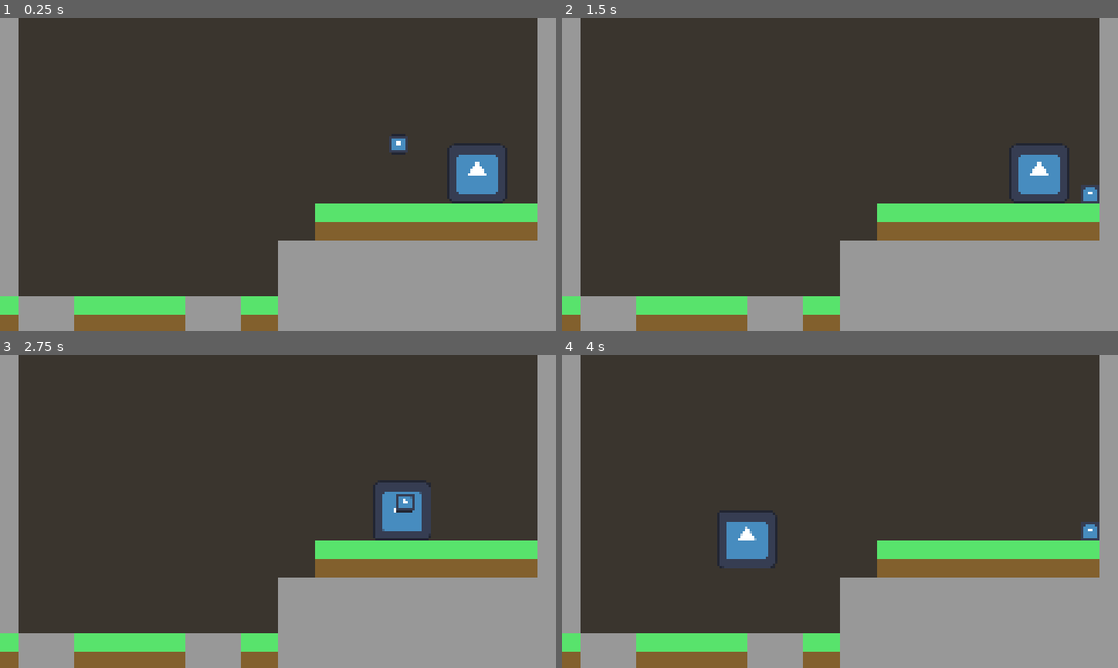
Above: before the commit, frames 1-4 (two rows, left to right).
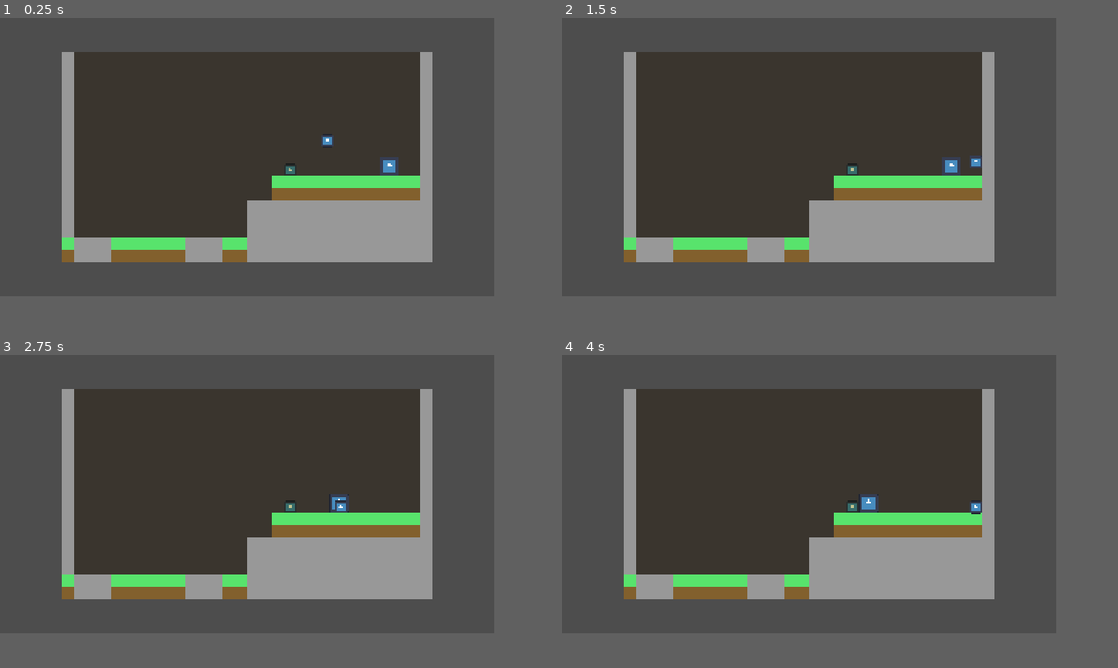
Above: after the commit, the same moments.

Repository: Olatiny/Cordyception
Game: Godot game, scene res://tiletest.tscn
The game is run twice, just before and just after one commit, with the same random seed, the same clock (stepped at 60 frames per second) and the same inputs. The engine's default icon, where the game draws it, is replaced by a stand-in: a white triangle on a blue panel in a dark square.
Inputs:
- Up to frame 1 (0.25 s): no input
- Up to frame 2 (1.5 s): hold Right (move_right) from 0.53 s (still down); tap Shift (possess) at 0.6 s; tap Up (jump) at 0.77, 1.07 s; tap X (primary_ability) at 0.8, 1.35 s
- Up to frame 3 (2.75 s): tap Up (jump) at 1.52, 1.55, 1.82, 2.1 s; release Right (move_right) at 2.03 s; hold Left (move_left) from 2.03 s (still down); tap Shift (possess) at 2.3 s
- Up to frame 4 (4 s): release Left (move_left) at 2.78 s; hold Right (move_right) from 2.78 s (still down); tap Shift (possess) at 2.85 s; tap Up (jump) at 3.02, 3.32, 3.77, 3.8 s; tap X (primary_ability) at 3.05, 3.6 s
The window is 720x405 before the commit and 640x360 after it. Grey fills any space a smaller window leaves; there, only what the larger window draws over its background counts as a difference.

The runs differ from the first frame. In frame 1, 55% of the frame differs, in the area x 0-97%, y 0-100%; in frame 2, 55%; in frame 3, 56%; in frame 4, 57%.

Commit message:
block partial and player updates

Diff:
--- a/project.godot
+++ b/project.godot
@@ -17,8 +17,8 @@
 
 [display]
 
-window/size/viewport_width=240
-window/size/viewport_height=135
+window/size/viewport_width=320
+window/size/viewport_height=180
 window/size/window_width_override=1920
 window/size/window_height_override=1080
 window/stretch/mode="viewport"
--- /dev/null
+++ b/src/blocks/block.gd
@@ -0,0 +1,13 @@
+class_name Block
+extends CharacterBody2D
+
+
+@export var gravity := -400.0
+
+
+func _physics_process(delta: float) -> void:
+	# Add the gravity.
+	if not is_on_floor():
+		velocity += get_gravity() * delta
+
+	move_and_slide()
--- /dev/null
+++ b/src/blocks/block.tscn
@@ -0,0 +1,28 @@
+[gd_scene load_steps=6 format=3 uid="uid://coqwc26wxxg2i"]
+
+[ext_resource type="Script" path="res://src/blocks/block.gd" id="1_8gaug"]
+[ext_resource type="Texture2D" uid="uid://8iufllcujsko" path="res://icon.svg" id="1_8vyrb"]
+[ext_resource type="Script" path="res://src/blocks/pushable.gd" id="3_m4pct"]
+
+[sub_resource type="RectangleShape2D" id="RectangleShape2D_pajnm"]
+size = Vector2(8, 8)
+
+[sub_resource type="RectangleShape2D" id="RectangleShape2D_1f8wd"]
+size = Vector2(12, 8)
+
+[node name="Block" type="CharacterBody2D"]
+modulate = Color(0.77, 0.77, 0.5621, 1)
+script = ExtResource("1_8gaug")
+
+[node name="CollisionShape2D" type="CollisionShape2D" parent="."]
+shape = SubResource("RectangleShape2D_pajnm")
+
+[node name="Sprite2D" type="Sprite2D" parent="."]
+scale = Vector2(0.0625, 0.0625)
+texture = ExtResource("1_8vyrb")
+
+[node name="Pushable" type="Area2D" parent="."]
+script = ExtResource("3_m4pct")
+
+[node name="CollisionShape2D" type="CollisionShape2D" parent="Pushable"]
+shape = SubResource("RectangleShape2D_1f8wd")
--- /dev/null
+++ b/src/blocks/block_component.gd
@@ -0,0 +1,9 @@
+class_name BlockComponent
+extends Area2D
+
+
+@onready var block := get_parent() as Block
+
+
+func perform_action():
+	pass
--- /dev/null
+++ b/src/blocks/pushable.gd
@@ -0,0 +1,6 @@
+class_name Pushable
+extends BlockComponent
+
+
+func perform_action():
+	pass
--- a/src/creatures/controllable_creature.gd
+++ b/src/creatures/controllable_creature.gd
@@ -16,6 +16,10 @@
 
 ## Number of times the secondary ability can be used
 @export var num_secondary_uses := 3
+
+
+## Maximum number of times secondary can be used
+var _max_secondary_uses := num_secondary_uses
 
 
 func _physics_process(delta: float) -> void:
--- a/src/creatures/funguy.gd
+++ b/src/creatures/funguy.gd
@@ -15,6 +15,9 @@
 ## Current STATE
 var my_state := STATE.SPORE_MODE
 
+
+## baby jump
+@export var jump_velocity := 100.0
 
 ## Total number of possessions the player can make
 @export var num_possessions := 5
@@ -117,4 +120,7 @@
 
 ## Overridden to do NOTHING (player CANNOT jump)
 func check_jump():
-	pass
+	if not is_on_floor() || !Input.is_action_just_pressed("jump"):
+		return
+
+	velocity.y = -jump_velocity
--- a/src/creatures/funguy.tscn
+++ b/src/creatures/funguy.tscn
@@ -13,6 +13,8 @@
 collision_layer = 2
 collision_mask = 17
 script = ExtResource("1_mojjp")
+jump_velocity = 60.0
+gravity = 150.0
 controlled = true
 
 [node name="CollisionShape2D" type="CollisionShape2D" parent="."]
--- /dev/null
+++ b/src/creatures/grasshopper.gd
@@ -0,0 +1,53 @@
+class_name Grasshopper
+extends PossessableCreature
+
+
+## jump velocity for small jump
+@export var small_jump_velocity := 50
+
+## jump velocity for big jump
+@export var big_jump_velocity := 450
+
+
+var primary_used := false
+
+
+## Grasshopper Big Jump
+func check_primary_action() -> void:
+	if not is_on_floor() || !Input.is_action_just_pressed("primary_ability"):
+		return
+
+	velocity.y = -big_jump_velocity
+	primary_used = true
+
+
+## Grasshopper Push Block
+func check_secondary_action() -> void:
+	pass
+
+
+## Movement controls
+func check_move():
+	var direction := Input.get_axis("move_left", "move_right")
+
+	if direction:
+		velocity.x = direction * walk_speed
+	else:
+		velocity.x = move_toward(velocity.x, 0, walk_speed)
+
+
+## Checks for jump
+func check_jump():
+	if (Input.is_action_just_pressed("jump")):
+		velocity.y = -small_jump_velocity
+
+
+## TODO: animations
+func update_animation():
+	pass
+
+
+## When grasshopper lands after using big jump, kil
+func _on_land(body: Node2D) -> void:
+	if primary_used && velocity.y >= 0:
+		unpossess(true)
--- /dev/null
+++ b/src/creatures/grasshopper.tscn
@@ -0,0 +1,32 @@
+[gd_scene load_steps=5 format=3 uid="uid://bohfdkcnf15e0"]
+
+[ext_resource type="Script" path="res://src/creatures/grasshopper.gd" id="1_x582e"]
+[ext_resource type="Texture2D" uid="uid://8iufllcujsko" path="res://icon.svg" id="2_mjyuk"]
+
+[sub_resource type="RectangleShape2D" id="RectangleShape2D_422cx"]
+size = Vector2(128, 128)
+
+[sub_resource type="RectangleShape2D" id="RectangleShape2D_w1swi"]
+size = Vector2(128, 20)
+
+[node name="grasshopper" type="CharacterBody2D"]
+collision_layer = 2
+collision_mask = 17
+script = ExtResource("1_x582e")
+gravity = 125.0
+
+[node name="CollisionShape2D" type="CollisionShape2D" parent="."]
+shape = SubResource("RectangleShape2D_422cx")
+
+[node name="Sprite2D" type="Sprite2D" parent="."]
+texture = ExtResource("2_mjyuk")
+
+[node name="FloorDetector" type="Area2D" parent="."]
+collision_layer = 0
+collision_mask = 17
+
+[node name="CollisionShape2D" type="CollisionShape2D" parent="FloorDetector"]
+position = Vector2(0, 63)
+shape = SubResource("RectangleShape2D_w1swi")
+
+[connection signal="body_entered" from="FloorDetector" to="." method="_on_land"]
--- a/tiletest.tscn
+++ b/tiletest.tscn
@@ -1,9 +1,10 @@
-[gd_scene load_steps=8 format=4 uid="uid://cgj1i46j05itd"]
+[gd_scene load_steps=9 format=4 uid="uid://cgj1i46j05itd"]
 
 [ext_resource type="Texture2D" uid="uid://8iufllcujsko" path="res://icon.svg" id="1_hffu4"]
 [ext_resource type="Texture2D" uid="uid://b32nckfo6m868" path="res://assets/temp/temp-tiles.png" id="2_0buje"]
 [ext_resource type="PackedScene" uid="uid://dosgtptmb0811" path="res://src/creatures/funguy.tscn" id="2_vd5dh"]
-[ext_resource type="PackedScene" uid="uid://bntq5gfrxuq2d" path="res://src/creatures/possessable_creature.tscn" id="4_bafdu"]
+[ext_resource type="PackedScene" uid="uid://bohfdkcnf15e0" path="res://src/creatures/grasshopper.tscn" id="4_vvvuw"]
+[ext_resource type="PackedScene" uid="uid://coqwc26wxxg2i" path="res://src/blocks/block.tscn" id="5_niyoj"]
 
 [sub_resource type="TileSetAtlasSource" id="TileSetAtlasSource_cao6j"]
 texture = ExtResource("1_hffu4")
@@ -298,6 +299,9 @@
 [node name="Funguy" parent="." instance=ExtResource("2_vd5dh")]
 position = Vector2(172, 52)
 
-[node name="possessable_creature" parent="." instance=ExtResource("4_bafdu")]
-position = Vector2(206, 65)
-scale = Vector2(0.2, 0.2)
+[node name="grasshopper" parent="." instance=ExtResource("4_vvvuw")]
+position = Vector2(212, 71)
+scale = Vector2(0.1, 0.1)
+
+[node name="Block" parent="." instance=ExtResource("5_niyoj")]
+position = Vector2(148, 76)
